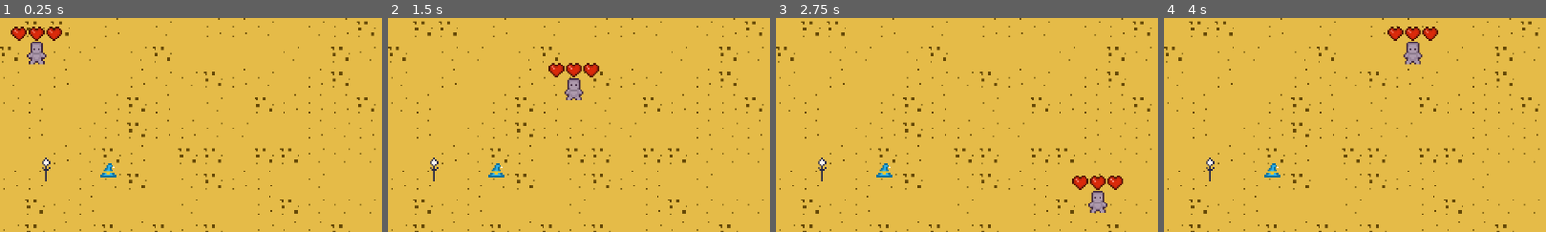
Above: before the commit, frames 1-4 (left to right).
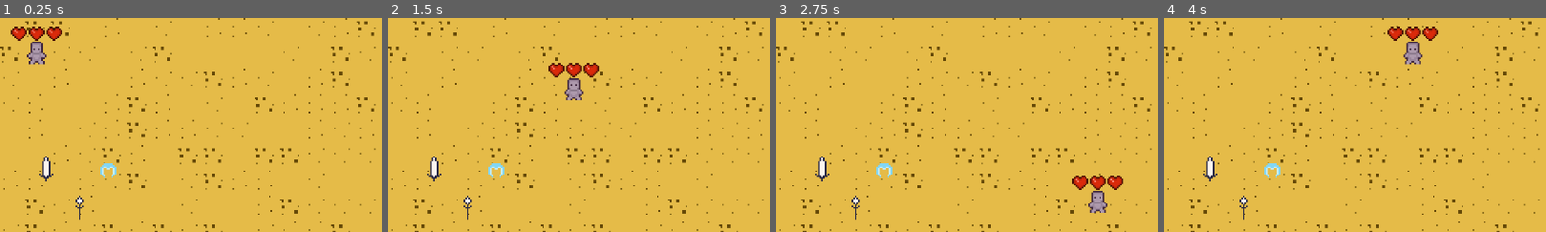
Above: after the commit, the same moments.

Repository: SamuelAlves-23/multiclassing
Game: Godot game, scene res://Arenas/arena.tscn
Same seed, same stepped clock (60 frames per second), same inputs: the game is played once before the commit and once after it.
Inputs (mouse positions are % of the whole screen's width and height, from its top left):
- Up to frame 1 (0.25 s): no input
- Up to frame 2 (1.5 s): tap Enter at 0.5 s; move the mouse to (72, 45) at 0.52 s; hold D (move_right_p1) 0.53-1.28 s; click (72, 45) at 0.6 s; move the mouse to (30, 55) at 1.27 s; hold S (move_down_p1) from 1.28 s (still down); click (30, 55) at 1.35 s
- Up to frame 3 (2.75 s): move the mouse to (60, 28) at 2.02 s; release S (move_down_p1) at 2.03 s; hold D (move_right_p1) from 2.03 s (still down); hold Right mouse button (use_ability_p1) from 2.03 s (still down); click (60, 28) at 2.3 s
- Up to frame 4 (4 s): move the mouse to (45, 70) at 2.77 s; release D (move_right_p1) at 2.78 s; release Right mouse button (use_ability_p1) at 2.78 s; hold W (move_up_p1) 2.78-3.53 s; click (45, 70) at 2.85 s; move the mouse to (80, 65) at 3.52 s; hold A (move_left_p1) from 3.53 s (still down); click (80, 65) at 3.6 s
The pictures show only the part of the screen within x 0-50%, y 0-50%; the shares and areas given below are measured in that part.

The runs differ from the first frame. In frame 1, 0.5% of the frame differs, in the area x 10-31%, y 64-95%; in frame 2, 0.5%; in frame 3, 0.5%; in frame 4, 0.5%.
Error in both runs: Invalid access of index '0' on a base object of type: 'Array[int]'. (res://Arenas/arena.gd:19)

Commit message:
Habilidad de combo

Diff:
--- a/Arenas/arena.tscn
+++ b/Arenas/arena.tscn
@@ -7,6 +7,7 @@
 [ext_resource type="PackedScene" uid="uid://bpqfadsqgyavu" path="res://equipment/weapons/sword.tscn" id="5_q76kk"]
 [ext_resource type="PackedScene" uid="uid://xgu6j5t1r3qa" path="res://equipment/weapons/rod.tscn" id="6_n7d4a"]
 [ext_resource type="PackedScene" uid="uid://dapyfd3pmarvr" path="res://equipment/hats/pointy_hat.tscn" id="6_s5dsi"]
+[ext_resource type="PackedScene" uid="uid://bgiej8n0qgso7" path="res://equipment/hats/iron_helmet.tscn" id="7_n7d4a"]
 
 [node name="Arena" type="Node2D" groups=["Arena"]]
 script = ExtResource("1_4kkwr")
@@ -35,11 +36,15 @@
 
 [node name="Pickup" parent="." instance=ExtResource("5_pb4r7")]
 position = Vector2(29, 95)
+item_scene = ExtResource("5_q76kk")
+
+[node name="Pickup5" parent="." instance=ExtResource("5_pb4r7")]
+position = Vector2(50, 119)
 item_scene = ExtResource("6_n7d4a")
 
 [node name="Pickup2" parent="." instance=ExtResource("5_pb4r7")]
 position = Vector2(68, 96)
-item_scene = ExtResource("6_s5dsi")
+item_scene = ExtResource("7_n7d4a")
 
 [node name="Pickup3" parent="." instance=ExtResource("5_pb4r7")]
 position = Vector2(374, 90)
--- /dev/null
+++ b/equipment/hat_abilities/combo.gd
@@ -0,0 +1,7 @@
+extends Ability
+
+@export var animator: AnimationPlayer
+
+func effect():
+	if animator:
+		animator.play("Combo")
--- a/equipment/hats/iron_helmet.tscn
+++ b/equipment/hats/iron_helmet.tscn
@@ -1,10 +1,14 @@
-[gd_scene load_steps=3 format=3 uid="uid://bgiej8n0qgso7"]
+[gd_scene load_steps=4 format=3 uid="uid://bgiej8n0qgso7"]
 
 [ext_resource type="Texture2D" uid="uid://btid1auhlxfrw" path="res://placeholders/Iron_helmet.png" id="1_c2rap"]
 [ext_resource type="Script" uid="uid://tkg5k40qmegf" path="res://equipment/hats/hat.gd" id="1_ca0nk"]
+[ext_resource type="Script" uid="uid://cruwf58ccqrdx" path="res://equipment/hat_abilities/combo.gd" id="3_0svym"]
 
 [node name="IronHelmet" type="Node2D"]
 script = ExtResource("1_ca0nk")
 
 [node name="Sprite2D" type="Sprite2D" parent="."]
 texture = ExtResource("1_c2rap")
+
+[node name="Ability" type="Node2D" parent="."]
+script = ExtResource("3_0svym")
--- a/equipment/weapons/rod.tscn
+++ b/equipment/weapons/rod.tscn
@@ -21,9 +21,39 @@
 }]
 }
 
+[sub_resource type="Animation" id="Animation_qygyo"]
+resource_name = "Combo"
+tracks/0/type = "method"
+tracks/0/imported = false
+tracks/0/enabled = true
+tracks/0/path = NodePath(".")
+tracks/0/interp = 1
+tracks/0/loop_wrap = true
+tracks/0/keys = {
+"times": PackedFloat32Array(0, 0.1, 0.2, 0.3, 0.4),
+"transitions": PackedFloat32Array(1, 1, 1, 1, 1),
+"values": [{
+"args": [],
+"method": &"fire_proyectile"
+}, {
+"args": [],
+"method": &"update_dir"
+}, {
+"args": [],
+"method": &"fire_proyectile"
+}, {
+"args": [],
+"method": &"update_dir"
+}, {
+"args": [],
+"method": &"fire_proyectile"
+}]
+}
+
 [sub_resource type="AnimationLibrary" id="AnimationLibrary_bxgh0"]
 _data = {
-&"Attack": SubResource("Animation_j27jw")
+&"Attack": SubResource("Animation_j27jw"),
+&"Combo": SubResource("Animation_qygyo")
 }
 
 [node name="Rod" type="Node2D"]
--- a/equipment/weapons/sword.tscn
+++ b/equipment/weapons/sword.tscn
@@ -111,9 +111,62 @@
 "values": [false]
 }
 
+[sub_resource type="Animation" id="Animation_beglp"]
+resource_name = "Combo"
+length = 0.25
+tracks/0/type = "value"
+tracks/0/imported = false
+tracks/0/enabled = true
+tracks/0/path = NodePath("AttackSprite:frame")
+tracks/0/interp = 1
+tracks/0/loop_wrap = true
+tracks/0/keys = {
+"times": PackedFloat32Array(0, 0.05, 0.1, 0.15, 0.2, 0.25, 0.3, 0.35, 0.4, 0.45),
+"transitions": PackedFloat32Array(1, 1, 1, 1, 1, 1, 1, 1, 1, 1),
+"update": 1,
+"values": [0, 1, 2, 3, 4, 0, 1, 2, 3, 4]
+}
+tracks/1/type = "value"
+tracks/1/imported = false
+tracks/1/enabled = true
+tracks/1/path = NodePath("AttackSprite:visible")
+tracks/1/interp = 1
+tracks/1/loop_wrap = true
+tracks/1/keys = {
+"times": PackedFloat32Array(0.00443294, 0.233333, 0.254433, 0.483333),
+"transitions": PackedFloat32Array(1, 1, 1, 1),
+"update": 1,
+"values": [true, false, true, false]
+}
+tracks/2/type = "value"
+tracks/2/imported = false
+tracks/2/enabled = true
+tracks/2/path = NodePath("Sprite2D:visible")
+tracks/2/interp = 1
+tracks/2/loop_wrap = true
+tracks/2/keys = {
+"times": PackedFloat32Array(0, 0.233333, 0.25, 0.483333),
+"transitions": PackedFloat32Array(1, 1, 1, 1),
+"update": 1,
+"values": [false, true, false, true]
+}
+tracks/3/type = "value"
+tracks/3/imported = false
+tracks/3/enabled = true
+tracks/3/path = NodePath("Hitbox/CollisionShape2D:disabled")
+tracks/3/interp = 1
+tracks/3/loop_wrap = true
+tracks/3/keys = {
+"times": PackedFloat32Array(0.0506308, 0.200465, 0.300631, 0.450465),
+"transitions": PackedFloat32Array(1, 1, 1, 1),
+"update": 1,
+"values": [false, true, false, true]
+}
+
 [sub_resource type="AnimationLibrary" id="AnimationLibrary_v6l4n"]
 _data = {
 &"Attack": SubResource("Animation_vn4aw"),
+&"Combo": SubResource("Animation_beglp"),
 &"Idle": SubResource("Animation_pel8t"),
 &"RESET": SubResource("Animation_v6l4n")
 }
--- a/equipment/weapons/weapon.gd
+++ b/equipment/weapons/weapon.gd
@@ -2,17 +2,16 @@
 class_name Weapon
 
 @export var proyectile: PackedScene
-@export var ranged: bool = false
-@onready var animator: AnimationPlayer = $AnimationPlayer
-@onready var sprite: Sprite2D = $Sprite2D
-
+@export var auto: bool = false
 @export var attack_cooldown: float = 0.5
 @export var attack_damage: int = 1
 @export var player_owner: Player
 
+@onready var sprite: Sprite2D = $Sprite2D
+@onready var animator: AnimationPlayer = $AnimationPlayer
+
 var can_attack := true
 var last_attack_dir: Vector2 = Vector2.RIGHT
-@export var auto: bool = false
 
 func _process(delta: float) -> void:
 	if auto:
@@ -23,8 +22,11 @@
 		return
 
 	can_attack = false
-	last_attack_dir = target_dir.normalized()
-	animator.play("Attack")
+	update_dir()
+	if proyectile != null:
+		fire_proyectile()
+	else:
+		animator.play("Attack")
 
 
 
@@ -35,11 +37,38 @@
 	can_attack = true
 
 func fire_proyectile() -> void:
+	update_dir()
 	var arena = get_tree().get_first_node_in_group("Arena")
 	var pos: Marker2D = $ProyectileSpawner
 	var proyectile_instance = proyectile.instantiate()
 	proyectile_instance.global_position = pos.global_position
 	proyectile_instance.direction = last_attack_dir
+	arena.add_child(proyectile_instance)
+
+func fire_projectile_burst(directions: Array, delay_between: float = 0.1) -> void:
+	if directions.is_empty():
+		return
+
+	#can_attack = false
+	update_dir()  # Asegura dirección inicial
+
+	# Disparar cada proyectil con delay entre ellos
+	for dir in directions:
+		fire_proyectile_with_offset(dir.normalized())
+		await get_tree().create_timer(delay_between).timeout
+
+	await get_tree().create_timer(attack_cooldown).timeout
+	can_attack = true
+
+func fire_proyectile_with_offset(dir: Vector2):
+	var arena = get_tree().get_first_node_in_group("Arena")
+	var pos: Marker2D = $ProyectileSpawner
+	var proyectile_instance = proyectile.instantiate()
+	proyectile_instance.global_position = pos.global_position
+	proyectile_instance.direction = dir
+	arena.add_child(proyectile_instance)
 
 
-	arena.add_child(proyectile_instance)
+func update_dir():
+	if player_owner != null:
+		last_attack_dir = player_owner.last_attack_direction.normalized()
--- a/player/player.gd
+++ b/player/player.gd
@@ -18,7 +18,7 @@
 var input_direction := Vector2.ZERO
 var equipped_weapon: Weapon = null
 var equipped_hat: Hat = null
-var last_attack_direction: Vector2 = Vector2.RIGHT  # ✅ Dirección por defecto
+var last_attack_direction: Vector2 = Vector2.RIGHT  # Dirección por defecto
 
 func _ready():
 	health.connect("died", die)
@@ -41,10 +41,14 @@
 			Input.get_action_strength("move_right_p1") - Input.get_action_strength("move_left_p1"),
 			Input.get_action_strength("move_down_p1") - Input.get_action_strength("move_up_p1")
 		)
+
+		# ✅ Actualizamos siempre la dirección, no solo al atacar
+		attack_dir = (get_global_mouse_position() - global_position).normalized()
+		last_attack_direction = attack_dir
+
 		if Input.is_action_just_pressed("attack_p1"):
-			attack_dir = (get_global_mouse_position() - global_position).normalized()
-			last_attack_direction = attack_dir
 			should_attack = true
+
 		if Input.is_action_pressed("use_ability_p1") and equipped_hat:
 			equipped_hat.use_ability(self)
 
@@ -53,8 +57,6 @@
 			Input.get_joy_axis(device_id, JOY_AXIS_LEFT_X),
 			Input.get_joy_axis(device_id, JOY_AXIS_LEFT_Y)
 		)
-
-		# Deadzone aplicada al vector completo
 		dir = raw_input if raw_input.length() >= DEADZONE else Vector2.ZERO
 
 		var joy_right = Vector2(
@@ -63,37 +65,32 @@
 		)
 
 		if joy_right.length() > DEADZONE:
-			attack_dir = joy_right.normalized()
-			last_attack_direction = attack_dir
+			last_attack_direction = joy_right.normalized()
 			should_attack = true
 		else:
-			# D-Pad fallback
 			if Input.is_joy_button_pressed(device_id, JOY_BUTTON_DPAD_UP):
-				attack_dir = Vector2.UP
-				last_attack_direction = attack_dir
+				last_attack_direction = Vector2.UP
 				should_attack = true
 			elif Input.is_joy_button_pressed(device_id, JOY_BUTTON_DPAD_DOWN):
-				attack_dir = Vector2.DOWN
-				last_attack_direction = attack_dir
+				last_attack_direction = Vector2.DOWN
 				should_attack = true
 			elif Input.is_joy_button_pressed(device_id, JOY_BUTTON_DPAD_LEFT):
-				attack_dir = Vector2.LEFT
-				last_attack_direction = attack_dir
+				last_attack_direction = Vector2.LEFT
 				should_attack = true
 			elif Input.is_joy_button_pressed(device_id, JOY_BUTTON_DPAD_RIGHT):
-				attack_dir = Vector2.RIGHT
-				last_attack_direction = attack_dir
+				last_attack_direction = Vector2.RIGHT
 				should_attack = true
+
+		if joy_right.length() > DEADZONE:
+			last_attack_direction = joy_right.normalized()
 
 		if Input.is_joy_button_pressed(device_id, JOY_BUTTON_LEFT_SHOULDER) and equipped_hat:
 			equipped_hat.use_ability(self)
 
-	# Siempre se normaliza al final si hay dirección
 	input_direction = dir.normalized() if dir != Vector2.ZERO else Vector2.ZERO
 
 	if should_attack and equipped_weapon:
 		equipped_weapon.perform_attack(last_attack_direction)
-
 
 func move():
 	velocity = input_direction * move_speed
@@ -105,7 +102,7 @@
 	if input_mode == InputMode.KEYBOARD:
 		direction = get_global_mouse_position() - global_position
 	elif input_mode == InputMode.GAMEPAD:
-		# ✅ Usar la última dirección válida guardada
+		# Usar la última dirección válida guardada
 		direction = last_attack_direction
 
 	# Flip del cuerpo
@@ -114,13 +111,16 @@
 	# Rotación del arma
 	weapon_holder.rotation = direction.angle()
 
+	#if equipped_weapon != null:
+		#equipped_weapon.last_attack_dir = direction
+
 func equip_weapon(weapon_instance: Weapon):
 	if equipped_weapon:
 		drop(equipped_weapon)
 		equipped_weapon.queue_free()
 	equipped_weapon = weapon_instance
 	weapon_holder.add_child(equipped_weapon)
-	equipped_weapon.owner = self
+	equipped_weapon.player_owner = self
 
 func equip_hat(hat_instance: Hat):
 	if equipped_hat:
@@ -128,7 +128,9 @@
 		equipped_hat.queue_free()
 	equipped_hat = hat_instance
 	hat_holder.add_child(equipped_hat)
-	equipped_hat.owner = self
+	equipped_hat.player_owner = self
+	if "animator" in equipped_hat.ability:
+		equipped_hat.ability.animator = equipped_weapon.animator
 
 func die():
 	queue_free()
--- a/player/player.tscn
+++ b/player/player.tscn
@@ -34,8 +34,6 @@
 position = Vector2(0, -4)
 
 [node name="Hurtbox" parent="." node_paths=PackedStringArray("health_owner") instance=ExtResource("4_yw30f")]
-collision_layer = 64
-collision_mask = 28
 health_owner = NodePath("../Health")
 
 [node name="CollisionShape2D" parent="Hurtbox" index="0"]
Not shown: 1 places in Arenas/arena.tscn that only renumber resources
Not shown, added: equipment/hat_abilities/combo.gd.uid
Not shown: 1 places in equipment/weapons/rod.tscn that only renumber resources
Not shown: 1 places in equipment/weapons/sword.tscn that only renumber resources
